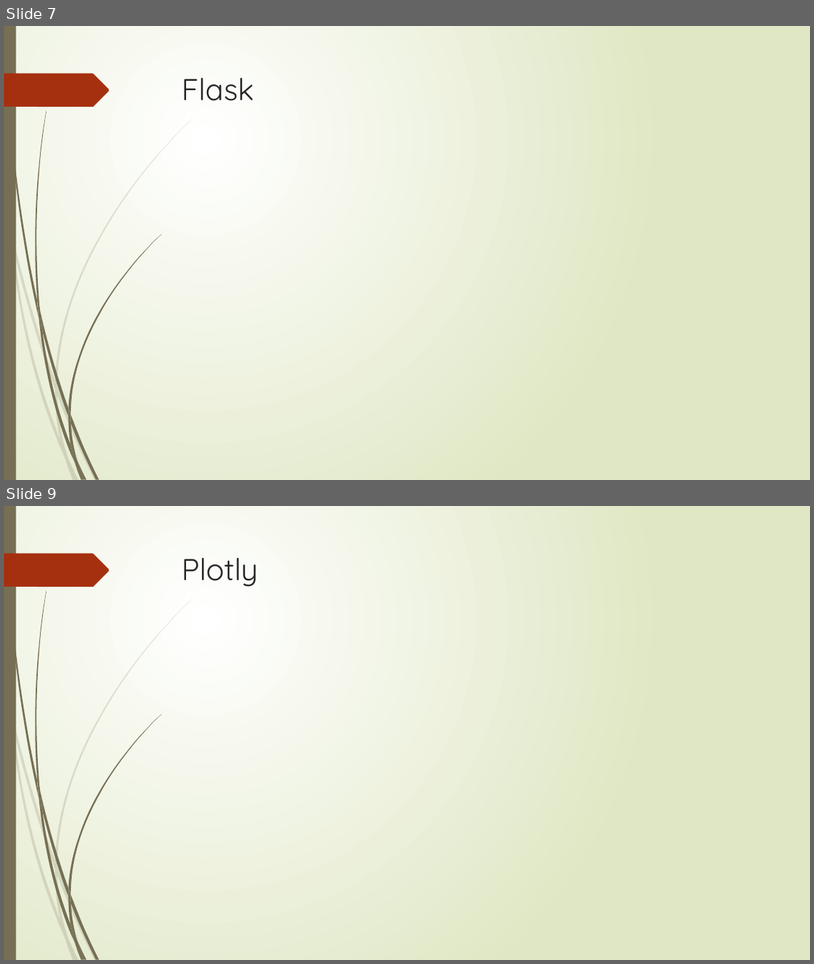
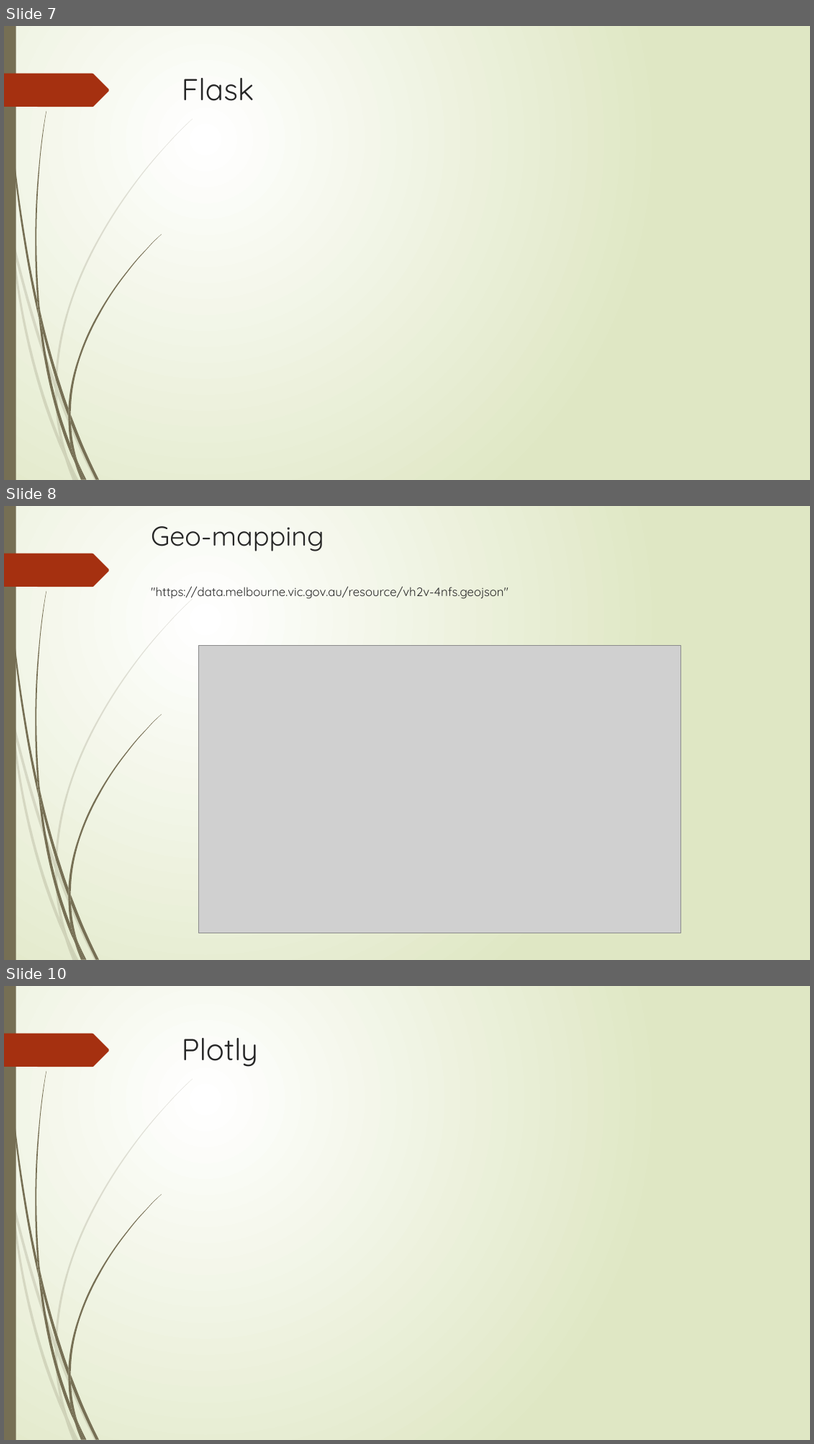
Before and after one commit to Rishi0406/project_2, a slide deck: Presentation1.pptx. Shown one above the other, each under a label of ours: slides 7 and 9 before the commit, slides 7, 8 and 10 after it; the slides between them are not shown. The pictures are 814x964 and 814x1444 pixels, drawn with LibreOffice and Linux fonts; fonts in the diff are those of the drawing; grey boxes stand for pictures. Boxes give left, top, right and bottom in pixels: in the first picture for what was removed or moved away, otherwise in the second. Text is boxed around its words. In the diff, an @@ line names an element or a change of style, - is before the commit and + after.

```diff
--- a/Presentation1.pptx
+++ b/Presentation1.pptx
@@ slide 8 added at (4,506,810,960), background gradient #FFFFFF to #DFE8C4; not listed: 24 template elements that a slide beside it also shows @@
@@ title added at (151,526,509,599), 14.4 pt, text #262626 @@
+Geo-mapping
+"https://data.melbourne.vic.gov.au/resource/vh2v-4nfs.geojson"
@@ picture added at (198,645,681,932) @@
@@ what was slide 9 is now slide 10 @@
```
Also in this commit, not shown: 1 other slide added, 1 slide removed.
